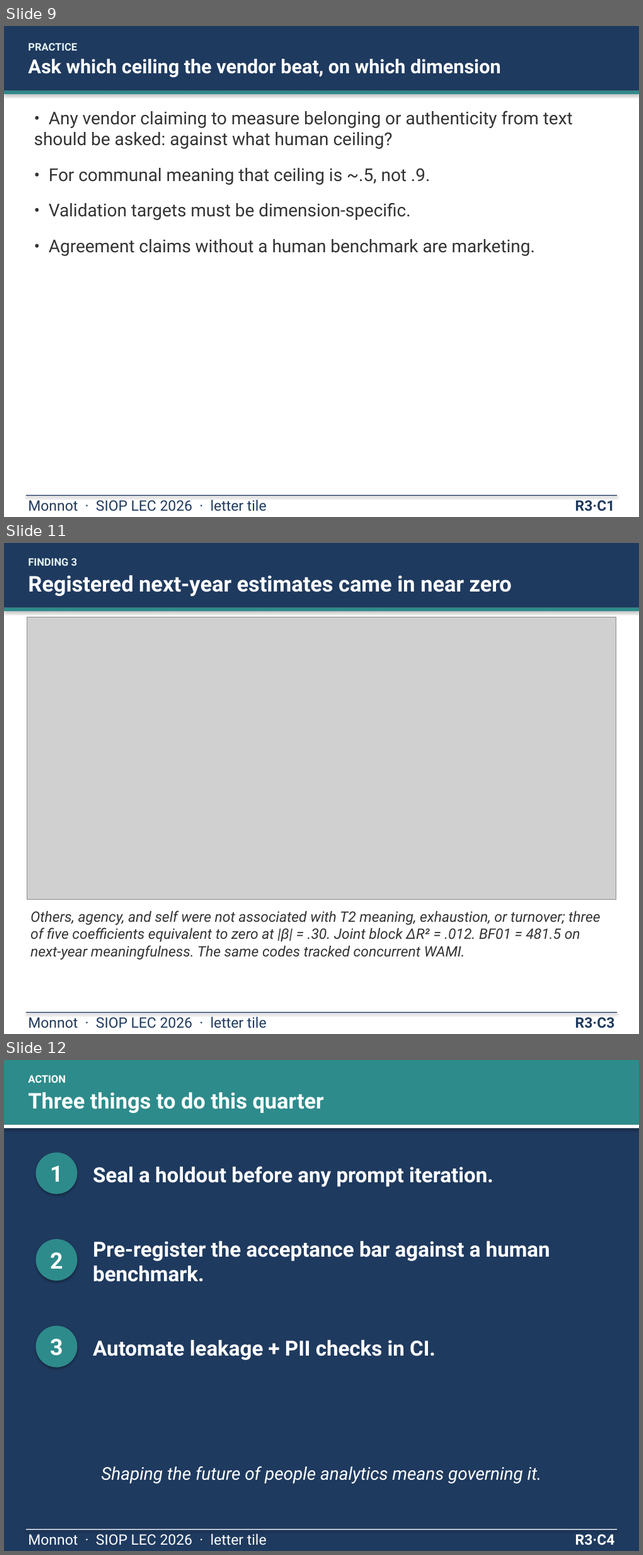
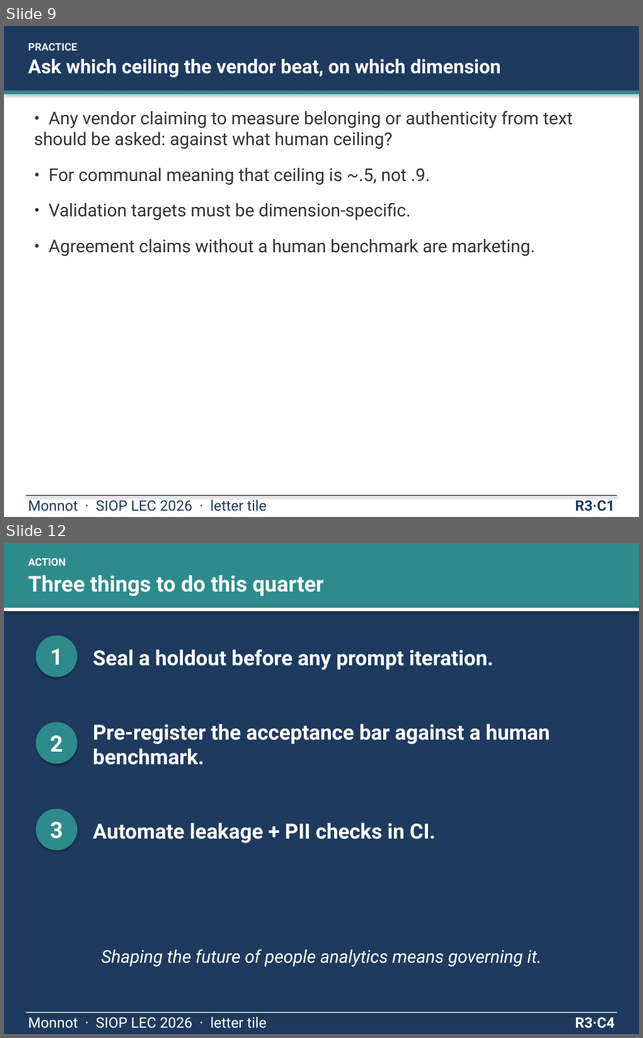
Before and after one commit to mjmonnot/mjmonnot.github.io, a slide deck: lec-2026/assets/Monnot_Poster_v5.pptx. Shown one above the other, each under a label of ours: slides 9, 11 and 12 before the commit, slides 9 and 12 after it; the slides between them are not shown. The pictures are 643x1555 and 643x1038 pixels, drawn with LibreOffice and Linux fonts; fonts in the diff are those of the drawing; grey boxes stand for pictures. Boxes give left, top, right and bottom in pixels: in the first picture for what was removed or moved away, otherwise in the second. Text is boxed around its words. In the diff, an @@ line names an element or a change of style, - is before the commit and + after.

Commit message:
lec-2026: deck v5 leads with findings (F2 protocol, F3 competence); Finding 4/5 tiles use poster-mode renders; 18 slides

```diff
--- a/lec-2026/assets/Monnot_Poster_v5.pptx
+++ b/lec-2026/assets/Monnot_Poster_v5.pptx
@@ slide 11 removed at (x1=4, y1=543, x2=639, y2=1034), background #FFFFFF @@
@@ rectangle removed at (x1=4, y1=543, x2=639, y2=608) @@
@@ text removed at (x1=28, y1=558, x2=512, y2=597) @@
-FINDING 3
-Registered next-year estimates came in near zero
@@ rectangle removed at (x1=4, y1=608, x2=639, y2=611) @@
@@ picture removed at (x1=27, y1=617, x2=616, y2=899) @@
@@ text removed at (x1=30, y1=910, x2=600, y2=959) @@
-Others, agency, and self were not associated with T2 meaning, exhaustion, or turnover; three of five coefficients equivalent to zero at |β| = .30. Joint block ΔR² = .012. BF01 = 481.5 on next-year meaningfulness. The same codes tracked concurrent WAMI.
@@ rectangle removed at (x1=26, y1=1012, x2=617, y2=1012) @@
@@ text removed at (x1=28, y1=1016, x2=267, y2=1028) @@
-Monnot · SIOP LEC 2026 · letter tile
@@ text removed at (x1=575, y1=1017, x2=615, y2=1028) @@
-R3·C3
```
Also in this commit, not shown: 7 slides changed, 3 other files.
